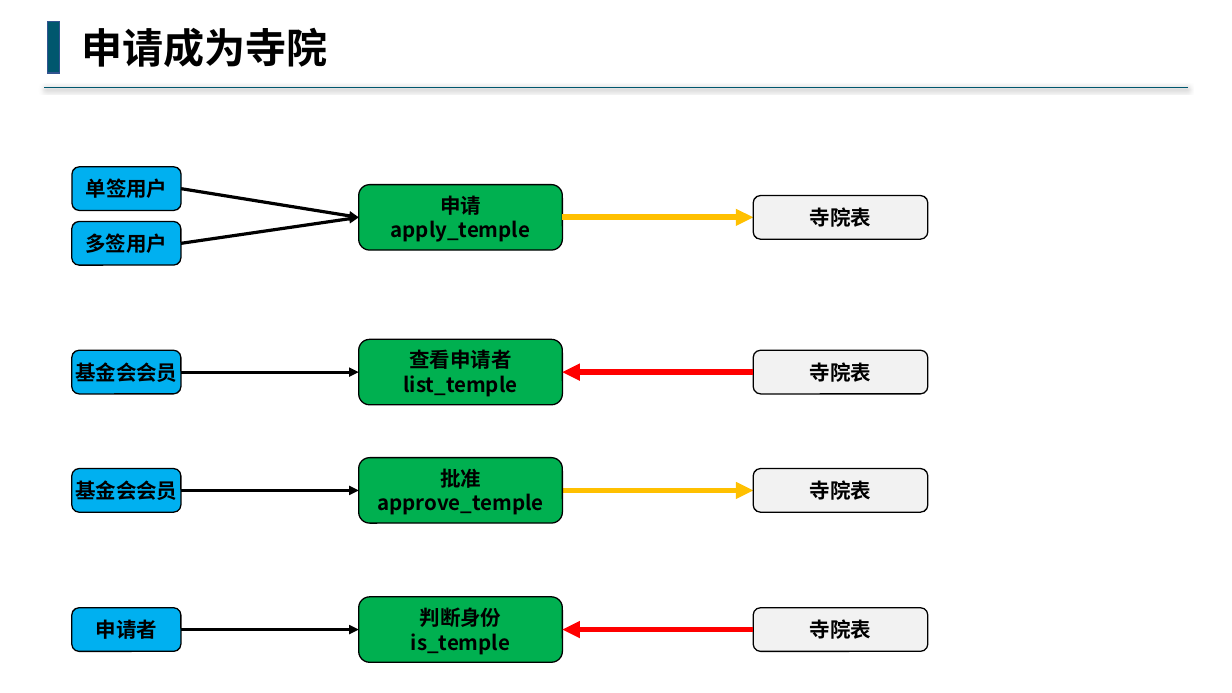
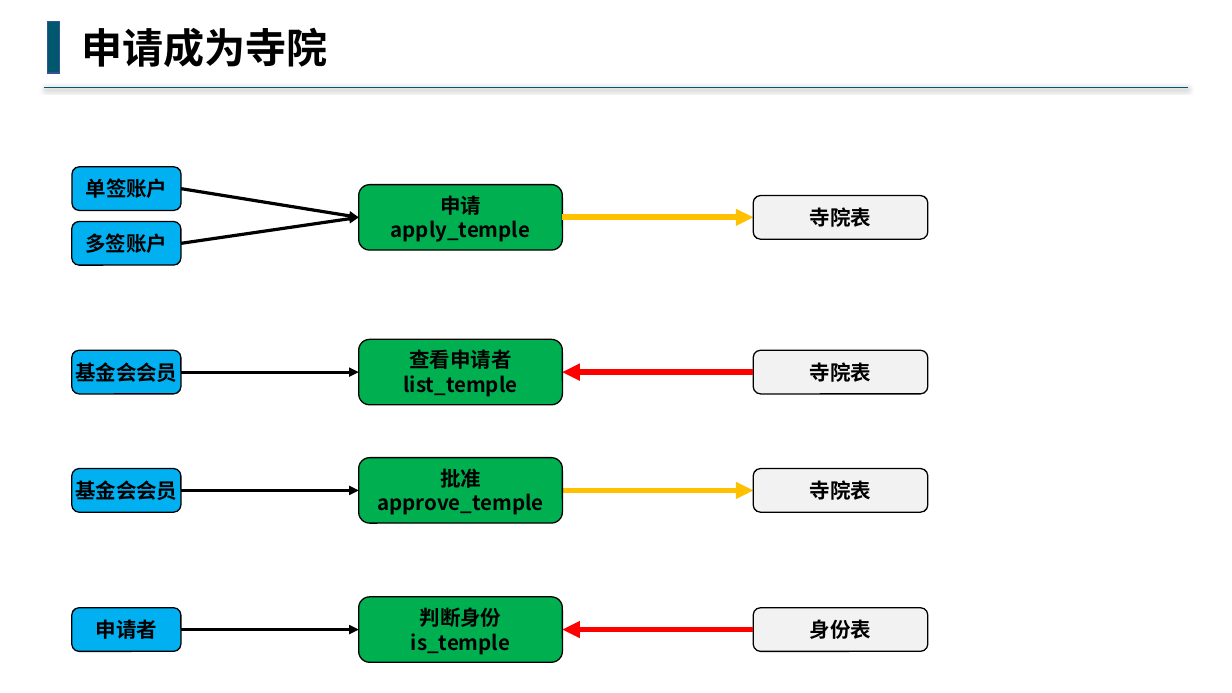
Before and after one commit to buddhachain/buddhaContract, a slide deck: slide 11 of doc/02.角色.pptx (slide 9 before the commit). Drawn at 1232x693 pixels with LibreOffice and Linux fonts; fonts in the diff are those of the drawing. Boxes give left, top, right and bottom in pixels: in the first picture for what was removed or moved away, otherwise in the second. Text is boxed around its words. In the diff, an @@ line names an element or a change of style, - is before the commit and + after.

```diff
--- a/doc/02.角色.pptx
+++ b/doc/02.角色.pptx
@@ text in rounded rectangle at (86, 178, 168, 198): text changed @@
-单签用户
+单签账户
@@ text in rounded rectangle at (85, 233, 167, 253): text changed @@
-多签用户
+多签账户
@@ text in rounded rectangle at (810, 619, 871, 639): text changed @@
-寺院表
+身份表
```
Also in this commit, not shown: 7 other slides changed, 2 slides added, 1 slide removed, 2 other files.
